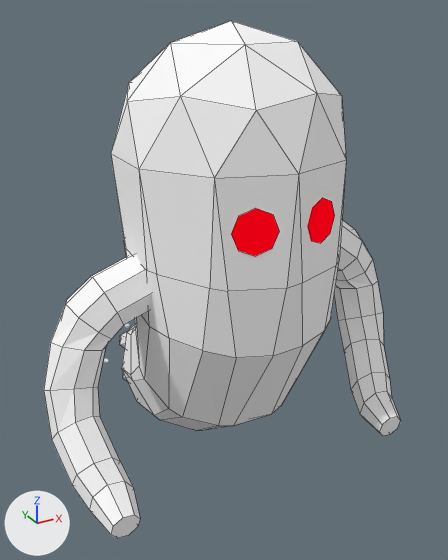
An edit to the Blender file Assets/Models/Ghost.blend, drawn before and after from the same camera.
Both versions are drawn from a camera (50 mm lens) standing at (-2.59, -4.59, 6.11) and looking at (0.32, 0.7, 3.46). Lighting does not change. The marker at lower left points along +X, +Y and +Z. Mesh edges are drawn as thin lines on the coarser meshes.
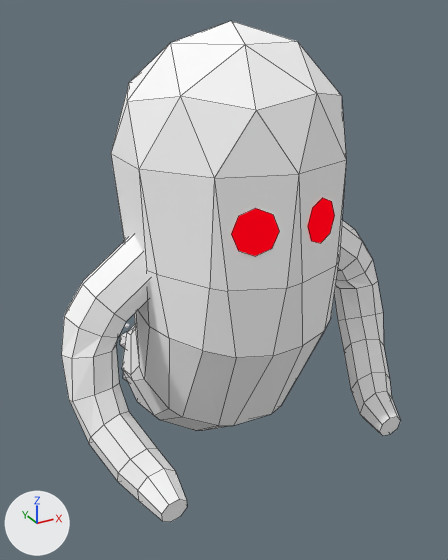
Commit message: Ghost update
Floating arm fix

The change, as a list of edits to the scene's bpy script:
```text
Change ob_cylinder_001:
    ob_cylinder_001.location: (-1.87, -0.06, 0.41) -> (-0.82, -0.06, 0.37)
    ob_cylinder_001.rotation_euler: (0.0, -0.199, 0.0) -> (0.0, 0.504, 3.142)  # degrees (0, -11, 0) -> degrees (0, 29, 180)
    ob_cylinder_001.scale: (-0.252, 0.252, 0.252) -> (0.252, -0.252, 0.252)
```

Where the change shows, as pixel boxes [x1, y1, x2, y2] in the pictures (448 x 560 px):
'Cylinder.001', moved, turned, rescaled
    before: [44, 254, 151, 538]
    after: [61, 235, 187, 522]
